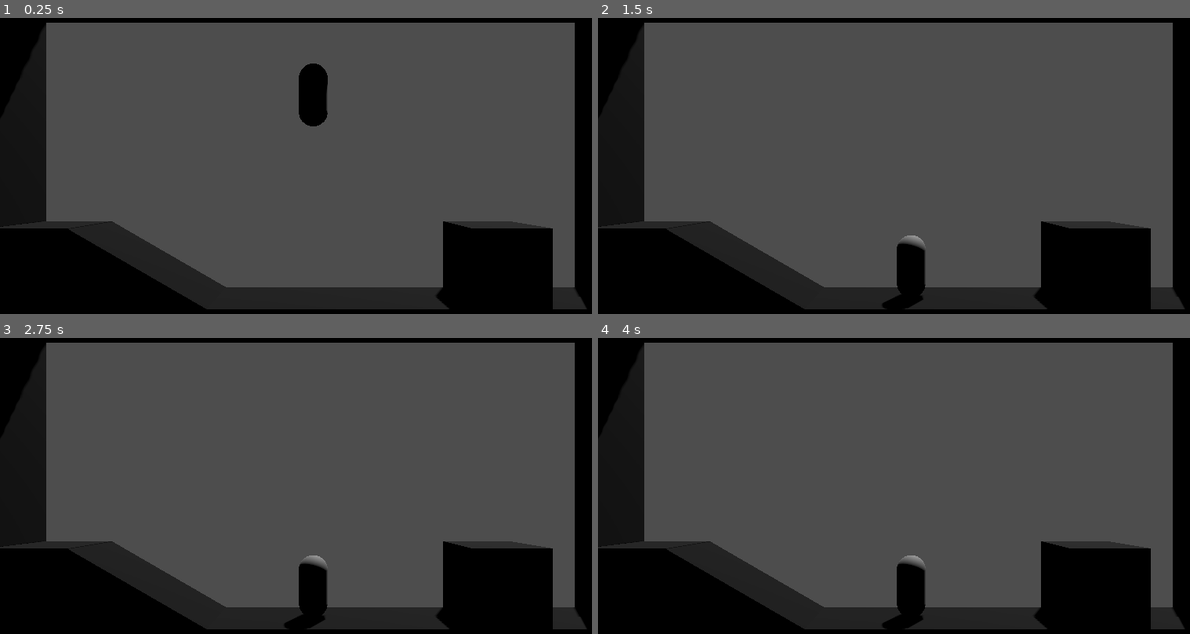
Above: before the commit, frames 1-4 (two rows, left to right).
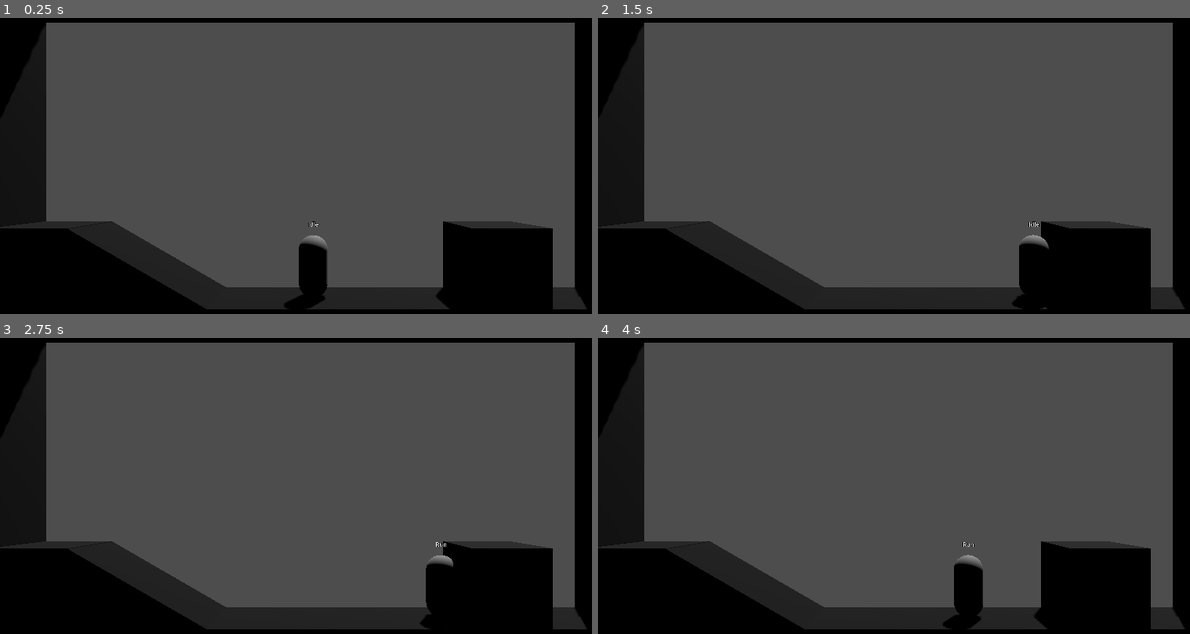
Above: after the commit, the same moments.

Repository: CaptainTiki/CastleMegaTroid
Game: Godot game, scene res://playground.tscn
Same seed, same stepped clock (60 frames per second), same inputs: the game is played once before the commit and once after it.
Inputs:
- Up to frame 1 (0.25 s): no input
- Up to frame 2 (1.5 s): hold D (right) 0.53-1.28 s; hold S (down) from 1.28 s (still down)
- Up to frame 3 (2.75 s): tap Enter at 2 s; release S (down) at 2.03 s; hold D (right) from 2.03 s (still down)
- Up to frame 4 (4 s): tap Space at 2.75 s; release D (right) at 2.78 s; hold W (up) 2.78-3.53 s; tap Enter at 3.5 s; hold A (left) from 3.53 s (still down)

The runs differ from the first frame. In frame 1, 2.0% of the frame differs, in the area x 48-56%, y 15-99%; in frame 2, 2.0%; in frame 3, 1.8%; in frame 4, 2.2%, in the area x 48-66%, y 68-99%.

Commit message:
Run and Idle States

Diff:
--- a/player/player.gd
+++ b/player/player.gd
@@ -1,5 +1,9 @@
 extends CharacterBody3D
 class_name Player
+
+#region /// Export Variables ///
+@export var move_speed : float = 4.5
+#endregion
 
 #region /// State Machine Variables ///
 var states : Array[ PlayerState ]
@@ -45,6 +49,7 @@
 
 	change_state(current_state)
 	current_state.enter()
+	$Label3D.text = current_state.name
 
 
 func change_state( new_state : PlayerState ) -> void:
@@ -59,7 +64,10 @@
 	states.push_front(new_state)
 	current_state.enter()
 	states.resize( 3 ) #this keeps the states array - only 3 elements.
+	$Label3D.text = current_state.name
 
 func update_direction() -> void:
 	#var prev_direction : Vector2 = direction
-	direction = Input.get_vector("left", "right", "up", "down")
+	var x_axis : float = Input.get_axis("left", "right")
+	var y_axis : float = Input.get_axis("up", "down")
+	direction = Vector2(x_axis, y_axis)
--- a/player/player.tscn
+++ b/player/player.tscn
@@ -27,7 +27,13 @@
 [node name="States" type="Node" parent="." unique_id=640858217]
 
 [node name="Idle" type="Node" parent="States" unique_id=480183873]
+unique_name_in_owner = true
 script = ExtResource("2_g1dw6")
 
 [node name="Run" type="Node" parent="States" unique_id=2030484977]
+unique_name_in_owner = true
 script = ExtResource("3_yw30f")
+
+[node name="Label3D" type="Label3D" parent="." unique_id=1332228013]
+transform = Transform3D(1, 0, 0, 0, 1, 0, 0, 0, 1, 0, 2, 0)
+text = "Text"
--- a/player/states/00_player_state.gd
+++ b/player/states/00_player_state.gd
@@ -7,7 +7,8 @@
 var next_state : PlayerState
 
 #region /// state references ///
-# reference to all other states
+@onready var idle: PlayerStateIdle = %Idle
+@onready var run: PlayerStateRun = %Run
 #endregion
 
 func init() -> void:
--- a/player/states/idle.gd
+++ b/player/states/idle.gd
@@ -1,5 +1,5 @@
 extends PlayerState
-class_name PlayerIdleState
+class_name PlayerStateIdle
 
 
 func init() -> void:
@@ -15,7 +15,10 @@
 	return next_state
 
 func process(_delta: float) -> PlayerState:
+	if player.direction.x != 0:
+		return run
 	return next_state
 
 func physics_process(_delta: float) -> PlayerState:
+	player.velocity.x = 0
 	return next_state
--- a/player/states/run.gd
+++ b/player/states/run.gd
@@ -1,5 +1,7 @@
 extends PlayerState
-class_name PlayerRunState
+class_name PlayerStateRun
+
+
 
 func init() -> void:
 	pass
@@ -14,7 +16,10 @@
 	return next_state
 
 func process(_delta: float) -> PlayerState:
+	if player.direction.x == 0:
+		return idle
 	return next_state
 
 func physics_process(_delta: float) -> PlayerState:
+	player.velocity.x = player.direction.x * player.move_speed
 	return next_state
--- a/playground.tscn
+++ b/playground.tscn
@@ -55,4 +55,4 @@
 fov = 51.7
 
 [node name="Player" parent="." unique_id=531335520 instance=ExtResource("1_rupst")]
-transform = Transform3D(1, 0, 0, 0, 1, 0, 0, 0, 1, 0, 5.2487555, 0)
+transform = Transform3D(1, 0, 0, 0, 1, 0, 0, 0, 1, 0, 0.24875546, 0)
